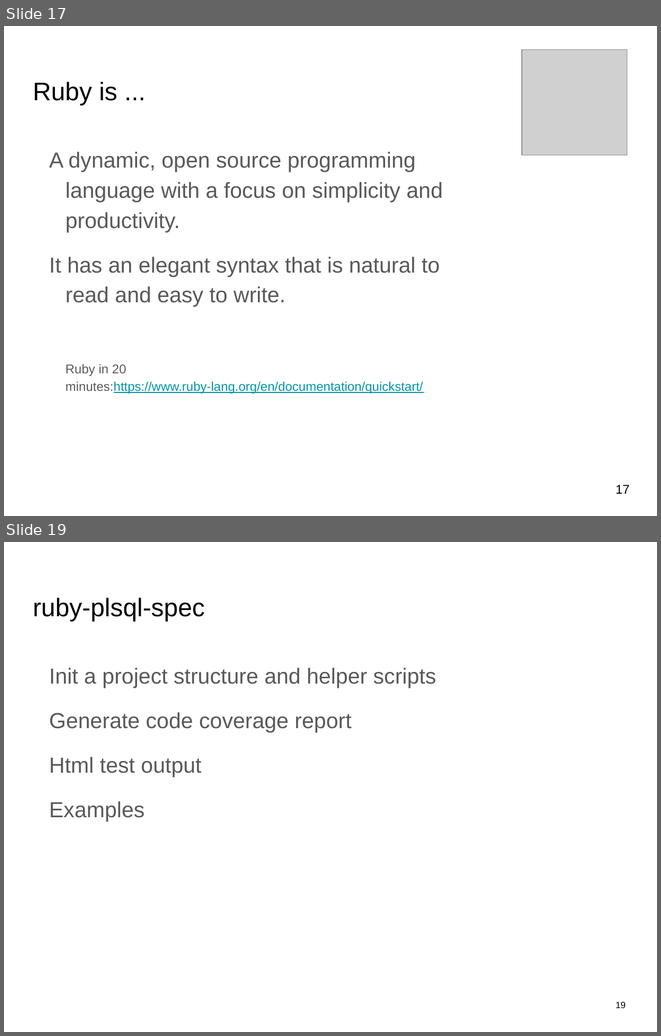
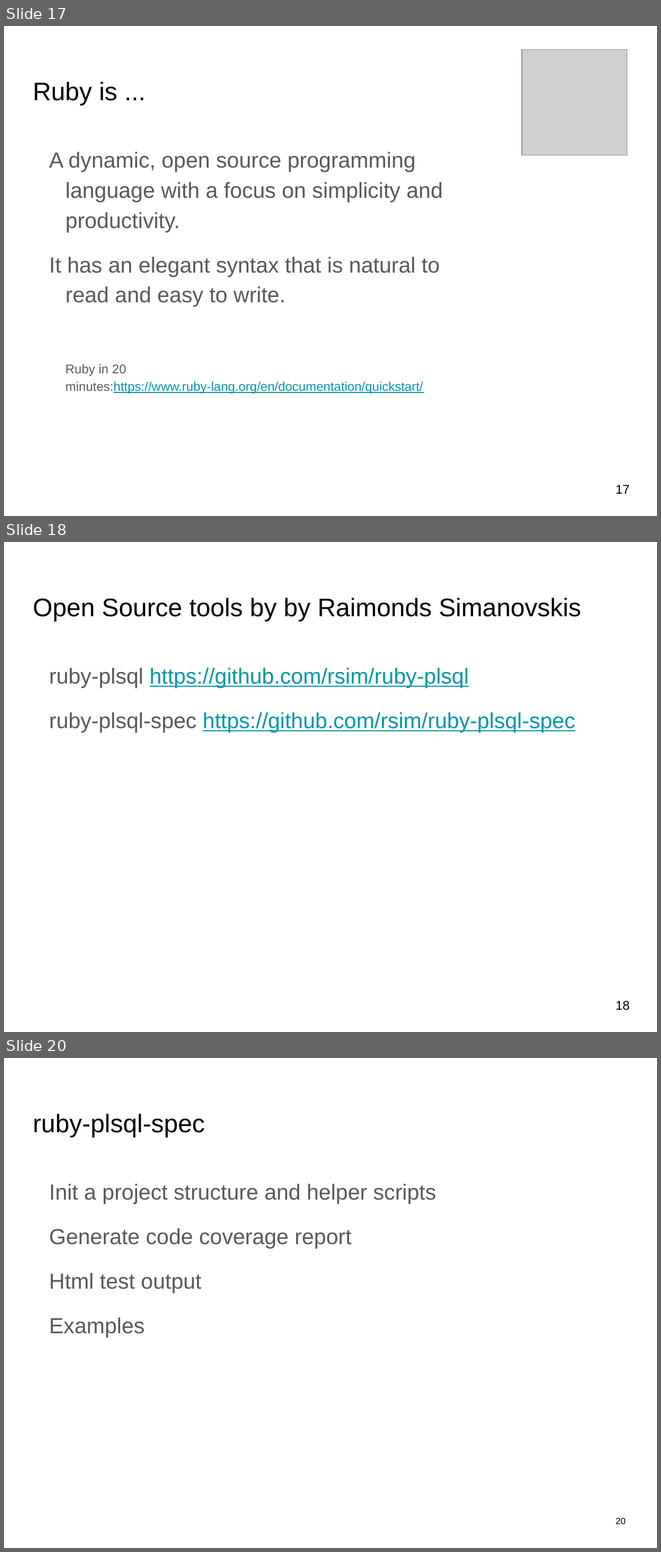
Before and after one commit to javornikolov/bgoug-rubyplsql-spec, a slide deck: Oracle PL-SQL unit testing with ruby-plsql-spec.pptx. Shown one above the other, each under a label of ours: slides 17 and 19 before the commit, slides 17, 18 and 20 after it; the slides between them are not shown. The pictures are 661x1036 and 661x1552 pixels, drawn with LibreOffice and Linux fonts; fonts in the diff are those of the drawing; grey boxes stand for pictures. Boxes give left, top, right and bottom in pixels: in the first picture for what was removed or moved away, otherwise in the second. Text is boxed around its words. In the diff, an @@ line names an element or a change of style, - is before the commit and + after.

Commit message:
Post-presentation slides update: questions, refinements
- Add annotations to the references
- Add a slide noting Raimonds as author of ruby-plsql & ruby-plsql-spec

```diff
--- a/Oracle PL-SQL unit testing with ruby-plsql-spec.pptx
+++ b/Oracle PL-SQL unit testing with ruby-plsql-spec.pptx
@@ slide 18 added at [4,542,657,1032], background #FFFFFF @@
@@ title added at [33,598,581,621], 28 pt, text #000000 @@
+Open Source tools by by Raimonds Simanovskis
@@ text added at [49,668,575,733], 24 pt, text #0097A7, underline @@
+ruby-plsql https://github.com/rsim/ruby-plsql
+ruby-plsql-spec https://github.com/rsim/ruby-plsql-spec
@@ page number added at [616,1000,630,1010], 14 pt, text #000000 @@
+18
@@ what was slide 19 is now slide 20 @@
@@ page number at [616,1518,626,1524]: text changed @@
-19
+20
```
Also in this commit, not shown: 5 slides changed, 3 other slides added.
